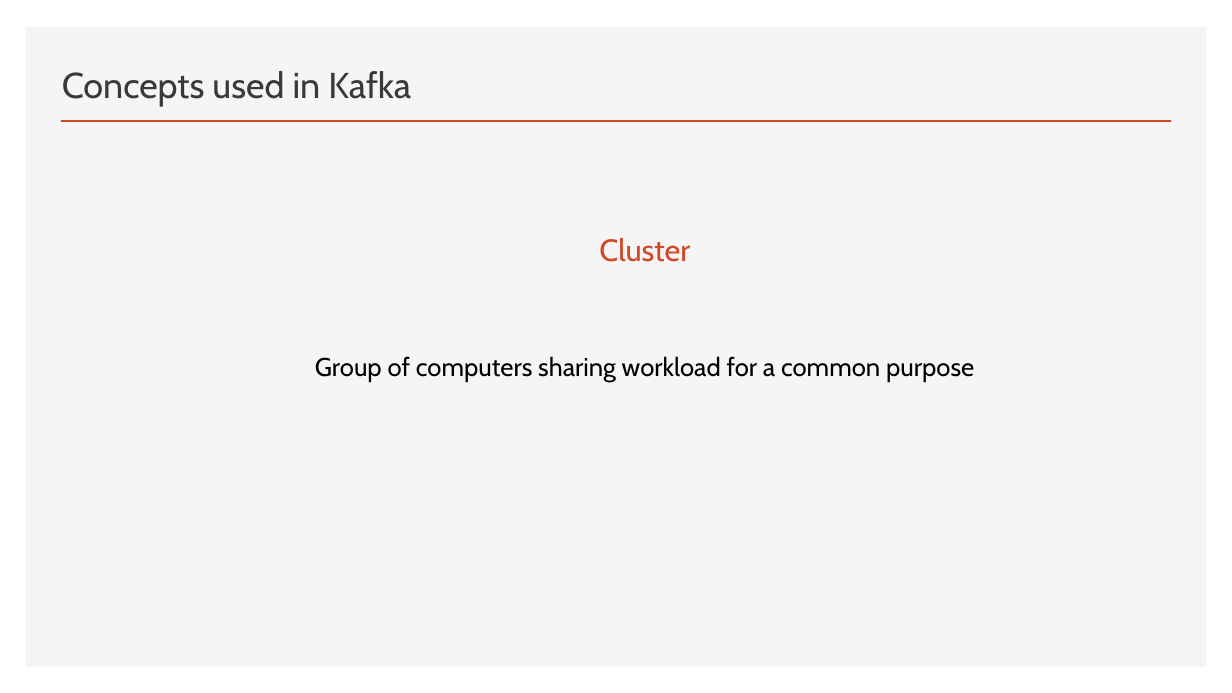
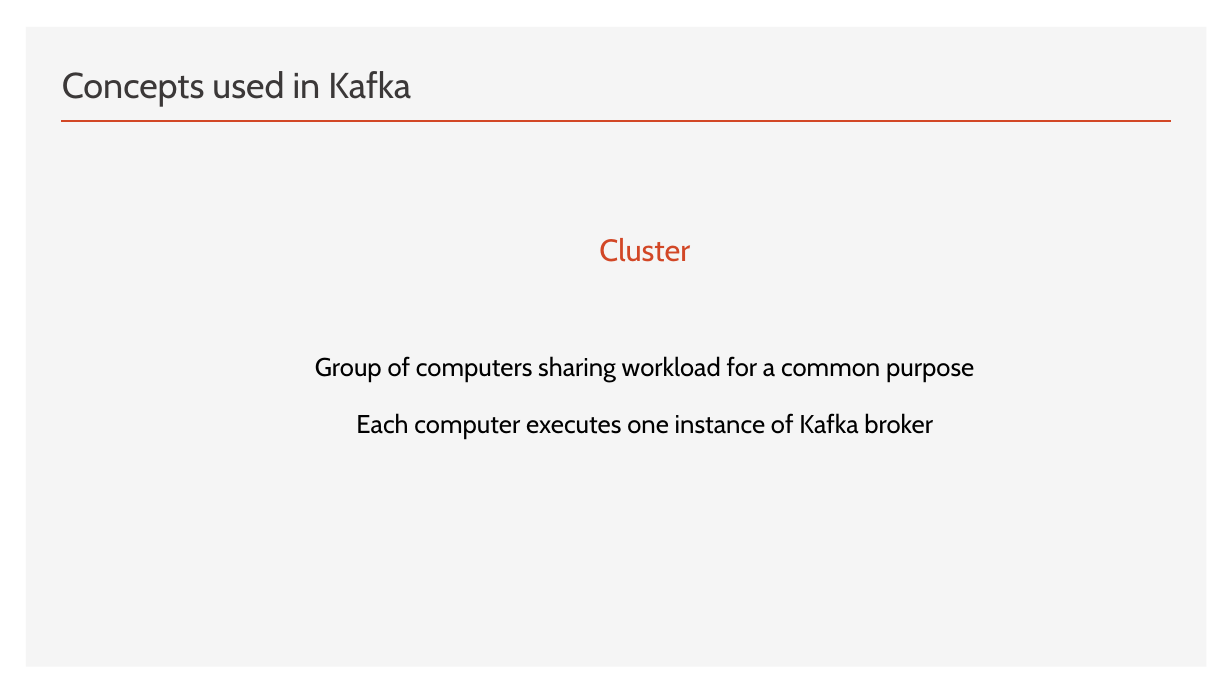
Before and after one commit to FITE-5thYear/DS-Mini-Presentation, a slide deck: slide 11 of Kafka.pptx (slide 15 before the commit). Drawn at 1232x693 pixels with LibreOffice and Linux fonts; fonts in the diff are those of the drawing. Boxes give left, top, right and bottom in pixels: in the first picture for what was removed or moved away, otherwise in the second. Text is boxed around its words. In the diff, an @@ line names an element or a change of style, - is before the commit and + after.

```diff
--- a/Kafka.pptx
+++ b/Kafka.pptx
@@ text at (x1=356, y1=413, x2=933, y2=439): paragraph added @@
+Each computer executes one instance of Kafka broker
```
Also in this commit, not shown: 8 other slides changed, 10 slides added, 2 slides removed, 1 other file.
